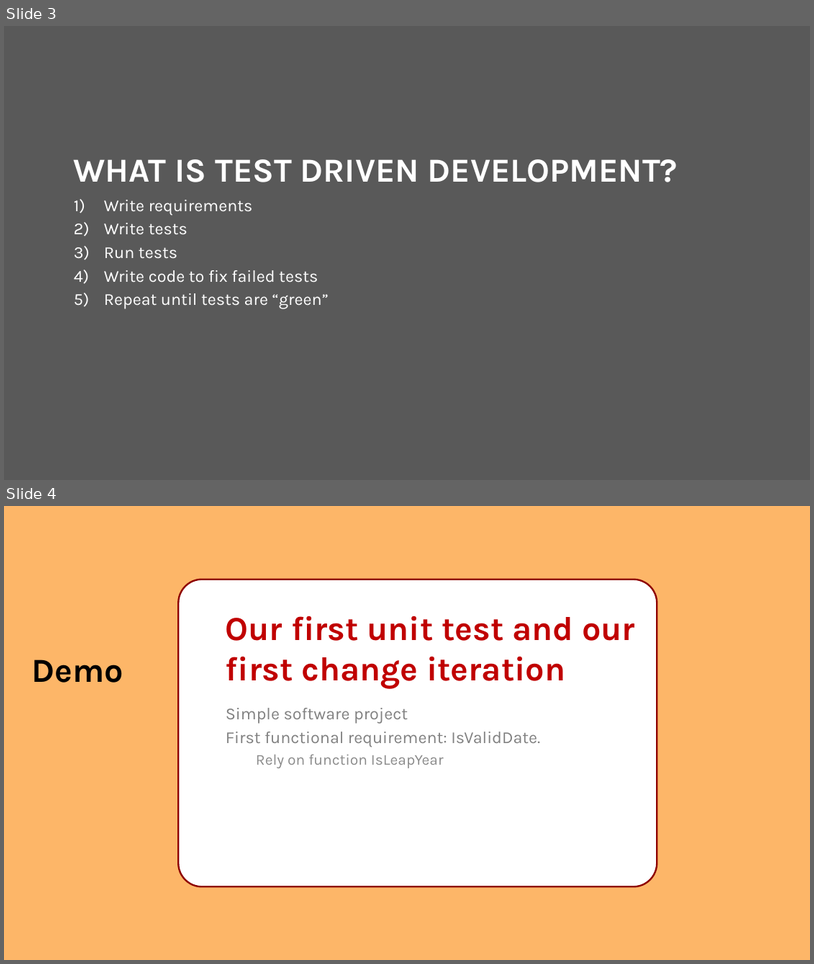
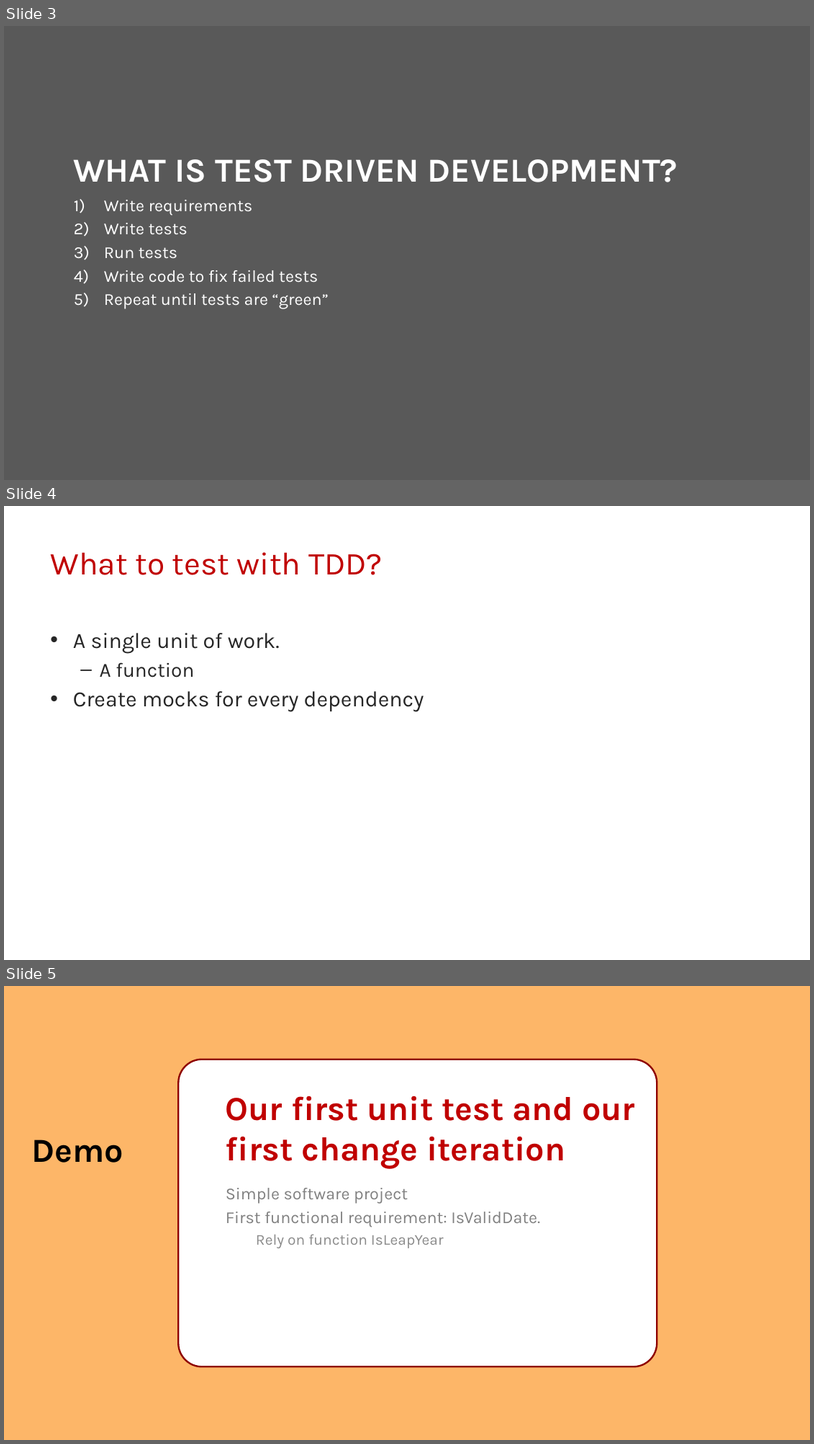
Before and after one commit to transmokopter/Presentations, a slide deck: test-driven-database-development/test-driven-database-development-dps2021.pptx. Shown one above the other, each under a label of ours: slides 3 and 4 before the commit, slides 3, 4 and 5 after it. The pictures are 814x964 and 814x1444 pixels, drawn with LibreOffice and Linux fonts; fonts in the diff are those of the drawing; background and template pictures are left out. Boxes give left, top, right and bottom in pixels: in the first picture for what was removed or moved away, otherwise in the second. Text is boxed around its words. In the diff, an @@ line names an element or a change of style, - is before the commit and + after.

```diff
--- a/test-driven-database-development/test-driven-database-development-dps2021.pptx
+++ b/test-driven-database-development/test-driven-database-development-dps2021.pptx
@@ slide 4 added at box(4, 506, 810, 960), background #FFFFFF @@
@@ title added at box(50, 552, 383, 575), 38 pt, text #C00000 @@
+What to test with TDD?
@@ text added at box(73, 633, 424, 712), 26 pt, text #262626 @@
+• A single unit of work.
+  – A function
+• Create mocks for every dependency
@@ what was slide 4 is now slide 5 @@
```
Also in this commit, not shown: 1 slide changed, 1 other slide added.
